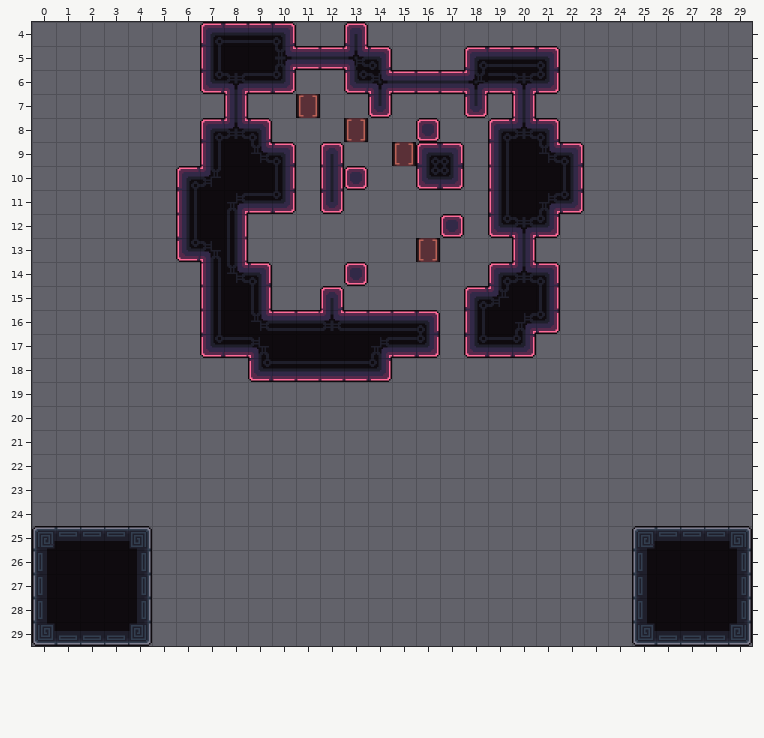
Two states of a Tiled map, data/maps/level_29.tmx. This is how it looked before the edit.
Cells are 64x64 px. Shown: x 0..29, y 4..29.
Now the later version:
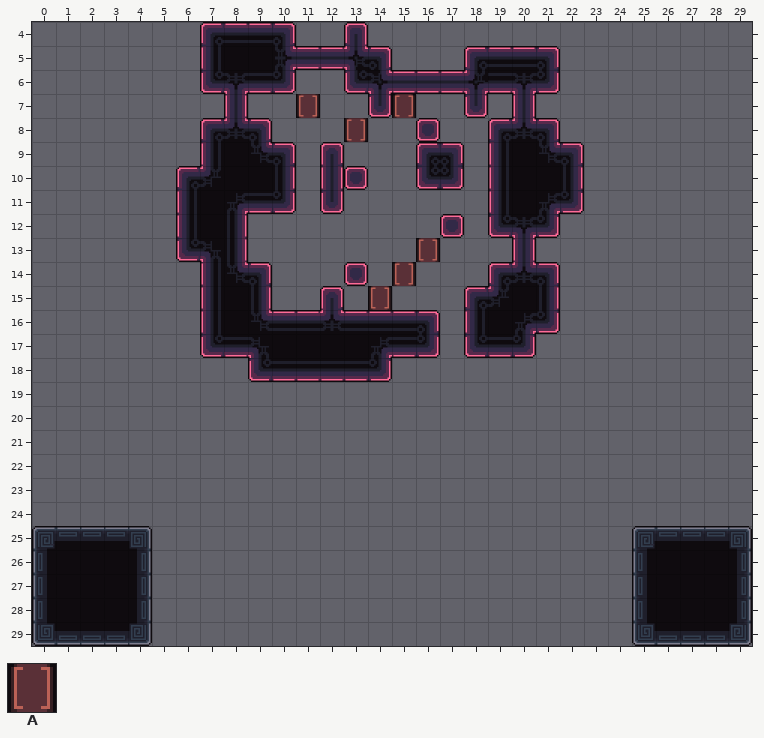
Key: from "tileset_d": A 76.
_ is an empty cell.
What changed:
Layer "Decoration":
y 7: x 15 _ -> A
y 9: x 15 A -> _
y 14: x 15 _ -> A
y 15: x 14 _ -> A
Changed places in both pictures, as pixel boxes (x1, y1, x2, y2):
added: (392, 94, 416, 118)
removed: (392, 142, 416, 166)
added: (368, 262, 416, 310)
